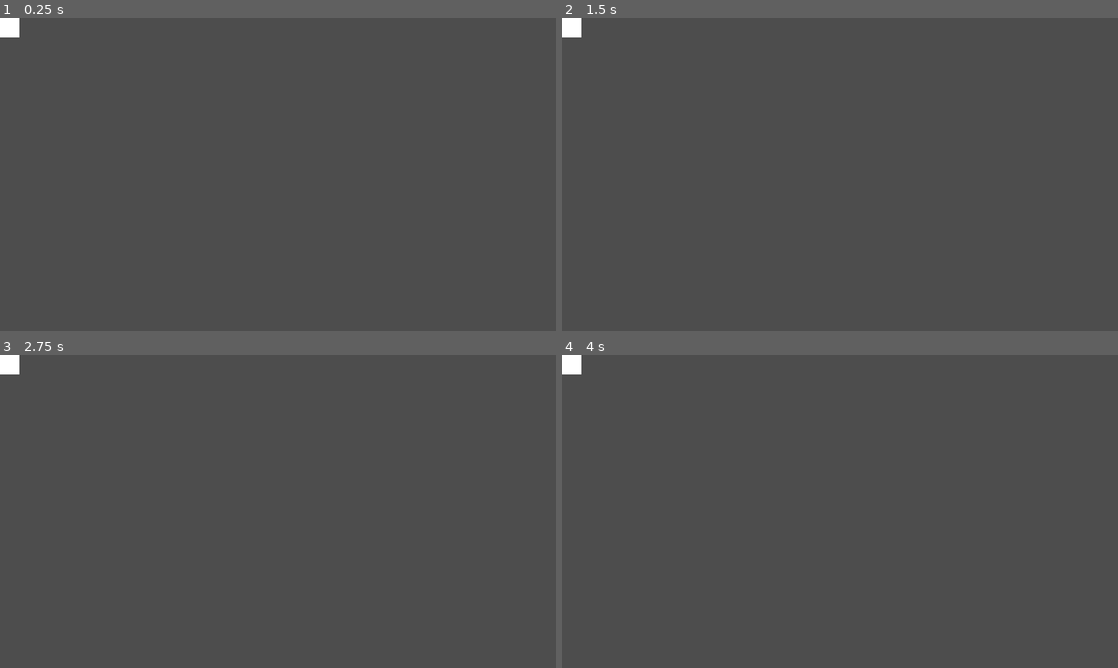
Above: before the commit, frames 1-4 (two rows, left to right).
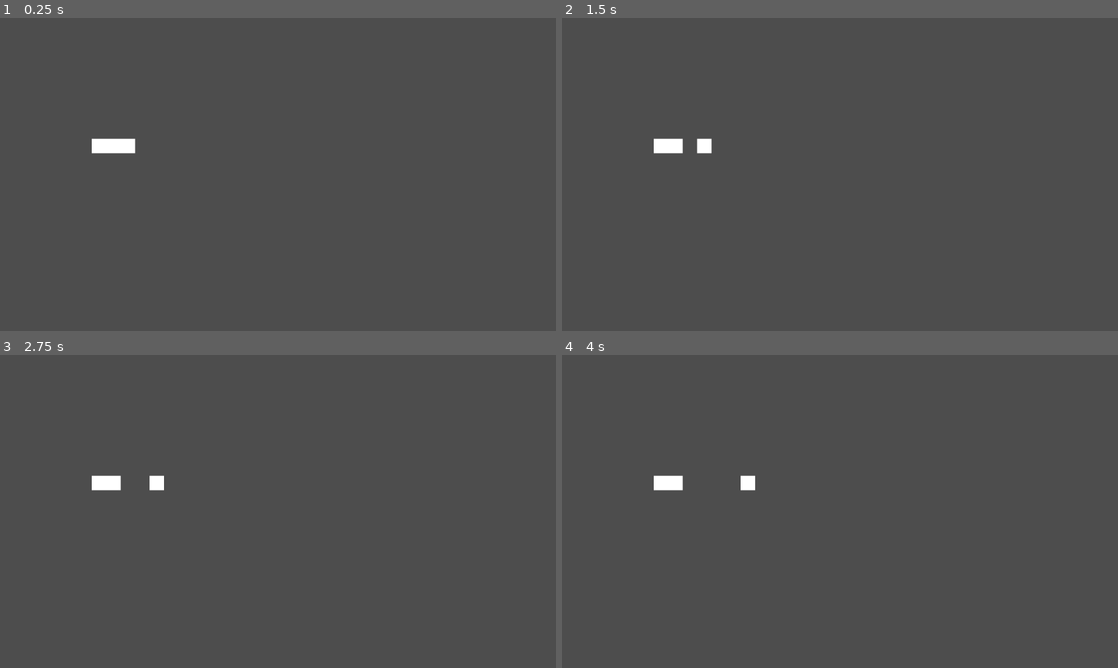
Above: after the commit, the same moments.

Repository: shift16/GD_Project
Game: Godot game, scene res://main_scene.tscn
Same seed, same stepped clock (60 frames per second), same inputs: the game is played once before the commit and once after it. Before the commit the project starts from res://simulated_pixel_scene.tscn.
Inputs:
- Up to frame 1 (0.25 s): no input
- Up to frame 2 (1.5 s): tap Enter at 0.5 s; tap Space at 1.25 s
- Up to frame 3 (2.75 s): no input
- Up to frame 4 (4 s): tap Enter at 2.75 s; tap Space at 3.5 s

The runs differ from the first frame. In frame 1, 0.6% of the frame differs, in the area x 0-25%, y 0-44%; in frame 2, 0.6%, in the area x 0-27%, y 0-44%; in frame 3, 0.6%; in frame 4, 0.6%.

Commit message:
Two days of progress mashed into one commit

Diff:
--- a/dish.gd
+++ b/dish.gd
@@ -6,11 +6,17 @@
 # Holds a 2D array of simulated pixels
 var grid
 
+# When an SP is created, this offset is used to move them away from the top-left corner
+const DISH_OFFSET = Vector2(100, 100)
+
+# The visual size of an SP
+const SP_VISUAL_SIZE = Vector2(30, 30) # It's a square so only one number needs to be declared
+
 # A dictionary that keeps track of each SPs cell
 var sp_cell_tracker
 
 # The size of the dish
-var size
+@export var size = [10, 10]
 
 @onready var SimulatedPixelScene = preload("res://simulated_pixel_scene.tscn")
 
@@ -37,7 +43,6 @@
 
 		grid.append(array_to_append)
 
-
 # Returns true if the cell is valid, false otherwise
 func is_valid_position(position):
 	if position is Vector2:
@@ -77,7 +82,7 @@
 		printerr("Cells must be of type Vector2")
 
 # Returns the cell of the SP based on its ID
-func get_cell(sp_id):
+func get_position_from_id(sp_id):
 	assert(sp_id is String, "The ID of an SP must be a string")
 	if sp_cell_tracker.has(sp_id):
 		return sp_cell_tracker[sp_id]
@@ -101,50 +106,77 @@
 # Removes and SP from the dish
 func remove_sp(sp_id):
 	assert(sp_id is String, "SP IDs must be of type String")
-	assert(sp_cell_tracker.has(sp_id), "The given ID " + sp_id + " does not exist within this dish")
+	assert(sp_cell_tracker.has(sp_id), "The given ID " + str(sp_id) + " does not exist within this dish")
 
 	var x = sp_cell_tracker[sp_id].x
 	var y = sp_cell_tracker[sp_id].y
 	var sps_cell = grid[x][y]
 
+	self.remove_child(sps_cell[sp_id].sp)
 	sps_cell.erase(sp_id)
+
+# Updates the SP's visual position
+func update_visual_position(sp_id):
+	var sps_position = sp_cell_tracker[sp_id]
+	var sps_cell = get_sps_from_position(sps_position, true)
+	var sp_to_update = sps_cell[sp_id].sp
+
+	sp_to_update.position = sps_position * SP_VISUAL_SIZE + DISH_OFFSET
 
 # Creates a dormant SP and returns it
 func create_sp(position):
 	assert(position is Vector2, "Positions must be of type Vector2")
-	assert(is_valid_position(position), "The position [" + position.x + " " + position.y + "] is invalid")
+	assert(is_valid_position(position), "The position [" + str(position.x) + " " + str(position.y) + "] is invalid")
 	# Create the SP
 	var new_sp_scene = SimulatedPixelScene.instantiate() # ALLRT This may not work as intended
 	var sp = new_sp_scene.get_node(".")
 
+	var sps_visual_component = sp.get_node("PixelVisual")
+	sps_visual_component.size = SP_VISUAL_SIZE
+
 	# Update the internal ID system
 	created_sp_id = created_sp_id + 1
-	var sp_id = created_sp_id
+	var sp_id = str(created_sp_id)
 	sp.properties.INTERNAL_ID = sp_id
 
 	# Update tracker and Grid
 	sp_cell_tracker[sp_id] = position
 	grid[position.x][position.y][sp_id] = { "sp": sp, "active": false }
 
+	update_visual_position(sp_id)
 	return sp
+
+# Returns the id of the SP
+func get_sp_id(sp):
+	assert(sp is SimulatedPixel, "sp must be of type SimulatedPixel")
+	# IDs are saved in the properties dictionary and are named INTERNAL_ID
+	var sp_id = sp.properties.INTERNAL_ID
+	if sp_id is String:
+		if sp_cell_tracker.has(sp_id):
+			return sp_id
+		else:
+			printerr("This dish does not have the sp with the ID " + sp_id)
+	else:
+		printerr("This SP has no ID, was it created using the create_sp method from the dish object?")
 
 # Activates the SP (should be called after create_sp)
 func activate_sp(sp_id):
 	assert(sp_id is String, "SP IDs must be of type String")
-	assert(sp_cell_tracker.has(sp_id), "The given ID " + sp_id + " does not exist within this dish")
+	assert(sp_cell_tracker.has(sp_id), "The given ID " + str(sp_id) + " does not exist within this dish")
 
 	var sps_position = sp_cell_tracker[sp_id]
-	assert(is_valid_position(sps_position), "The position [" + sps_position.x + " " + sps_position.y + "] is invalid")
-
-	var sp_list = get_sps_from_position(position, true)
+	assert(is_valid_position(sps_position), "The position [" + str(sps_position.x) + " " + str(sps_position.y) + "] is invalid")
+
+	var sp_list = get_sps_from_position(sps_position, true)
 	var sp_to_activate = sp_list[sp_id]
 	sp_to_activate.active = true
+	self.add_child(sp_to_activate.sp)
 
 # Moves an SP to another postion
 func move_sp(sp_id, new_position):
 	assert(new_position is Vector2, "Cells must be of type Vector2")
 	assert(sp_id is String, "SP IDs must be of type String")
-	assert(sp_cell_tracker.has(sp_id), "The given ID " + sp_id + " does not exist within this dish")
+	assert(sp_cell_tracker.has(sp_id), "The given ID " + str(sp_id) + " does not exist within this dish")
 
 	if is_valid_position(new_position):
 		# Check the new cell for collisions
@@ -163,11 +195,25 @@
 		old_cell.erase(sp_id) # Removes the SP from the old cell's list of SPs
 		moved_to_cell[sp_id] = moving_sp # Adds the SP to other cell's list of SPs
 
+		update_visual_position(sp_id)
 		if cell_occupied(new_position):
 			# Collision has occurred!
-			for sp in moved_to_cell:
+			for cell_content in moved_to_cell.values():
+				var sp = cell_content.sp
 				sp.properties.has_collided = true
 
 	else:
-		printerr("The cell [" + new_position.x + " " + new_position.y + " does not exist within this dish")
+		printerr("The cell [ " + str(new_position.x) + ", " + str(new_position.y) + " ] does not exist within this dish")
 		# TODO Add an identifier for each dish
+
+# Checks the rules for every SP
+func check_sps():
+	var sp_ids = sp_cell_tracker.keys()
+	var ids_checked = []
+
+	for id in sp_ids:
+		var position = get_position_from_id(id)
+		var cell_content = get_sps_from_position(position)
+
+		for sp_id in cell_content:
+			cell_content[sp_id].sp.check_rules(self)
--- a/main_scene.tscn
+++ b/main_scene.tscn
@@ -1,3 +1,10 @@
-[gd_scene format=3 uid="uid://hoqye3x7ssye"]
+[gd_scene load_steps=3 format=3 uid="uid://hoqye3x7ssye"]
 
-[node name="Main Scene" type="Node2D"]
+[ext_resource type="Script" path="res://runner.gd" id="1_xhoc0"]
+[ext_resource type="Script" path="res://dish.gd" id="2_6vsi8"]
+
+[node name="Main" type="Node"]
+script = ExtResource("1_xhoc0")
+
+[node name="Dish" type="Node2D" parent="."]
+script = ExtResource("2_6vsi8")
--- a/project.godot
+++ b/project.godot
@@ -11,7 +11,7 @@
 [application]
 
 config/name="Petri Dish"
-run/main_scene="res://simulated_pixel_scene.tscn"
+run/main_scene="res://main_scene.tscn"
 config/features=PackedStringArray("4.3", "Forward Plus")
 config/icon="res://icon.svg"
 
--- a/rule.gd
+++ b/rule.gd
@@ -95,7 +95,7 @@
 					printerr("Requirements should return only boolean values not " + type_string(typeof(is_met)))
 
 			if is_satisfied == true:
-				action.call(properties, sp, dish)
+				action.call(sp, properties, dish)
 			elif is_satisfied == false:
 				# DEBUG
 				print("Rule " + name + " was not satisfied for SP " + "SP's unique ID") # TODO Add something to identify SPs
--- /dev/null
+++ b/runner.gd
@@ -0,0 +1,37 @@
+extends Node
+
+# Test Code
+func mover_action(sp, props, dish):
+	var sp_id = dish.get_sp_id(sp)
+	dish.move_sp(sp_id, dish.get_position_from_id(sp_id) + Vector2(1, 0))
+
+var sp_1
+var sp_2
+var sp_3
+# Called when the node enters the scene tree for the first time.
+func _ready() -> void:
+	# Creates a rule that will move the SP
+	var mover_rule = Rule.new("Mover")
+	mover_rule.attach_action(mover_action)
+
+	sp_1 = $Dish.create_sp(Vector2(5, 5))
+	$Dish.activate_sp(sp_1.properties.INTERNAL_ID)
+
+	sp_1.add_rule(mover_rule)
+
+	sp_2 = $Dish.create_sp(Vector2(4, 5))
+	$Dish.activate_sp(sp_2.properties.INTERNAL_ID)
+
+	sp_3 = $Dish.create_sp(Vector2(3, 5))
+	$Dish.activate_sp(sp_3.properties.INTERNAL_ID)
+
+
+var time = 0
+var ran_this = false
+# Called every frame. 'delta' is the elapsed time since the previous frame.
+func _process(delta: float) -> void:
+	time = time + delta
+
+	if time > 1:
+		time = time - 1
+		$Dish.check_sps()
--- a/simulated_pixel.gd
+++ b/simulated_pixel.gd
@@ -46,5 +46,5 @@
 # Checks all of the rules
 # (If all the requirement functions return true, call all of the action functions)
 func check_rules(dish):
-	for rule in rules:
+	for rule in rules.values():
 		rule.check(self, properties, dish)
--- a/simulated_pixel_scene.tscn
+++ b/simulated_pixel_scene.tscn
@@ -5,6 +5,6 @@
 [node name="SimulatedPixelScene" type="Node2D"]
 script = ExtResource("1_6mi60")
 
-[node name="ColorRect" type="ColorRect" parent="."]
+[node name="PixelVisual" type="ColorRect" parent="."]
 offset_right = 40.0
 offset_bottom = 40.0
Not shown, changed: devlog.md
